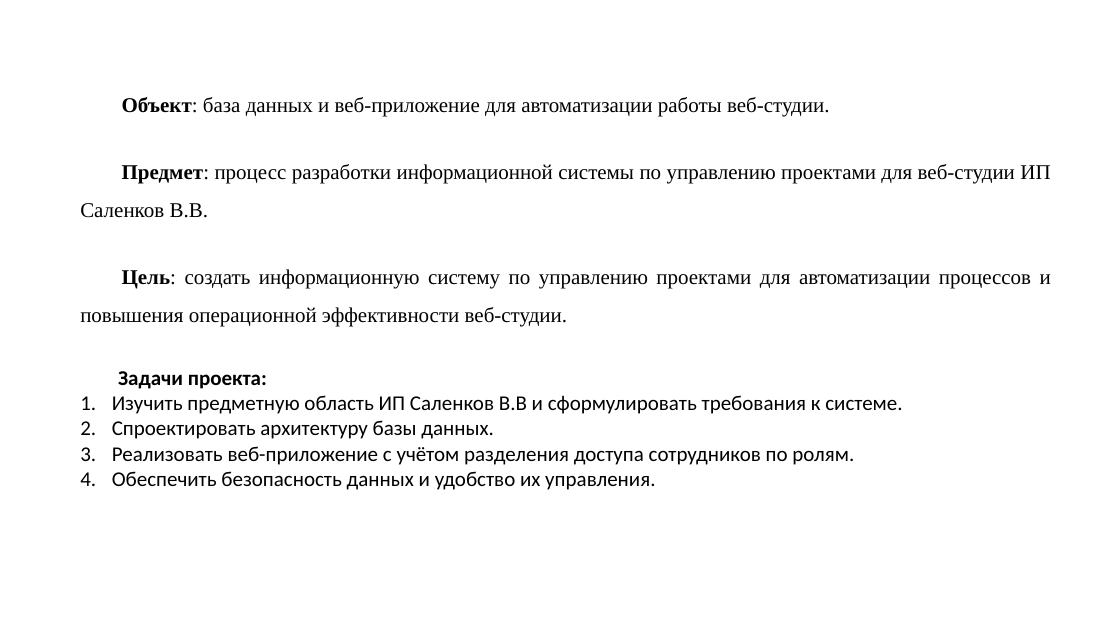
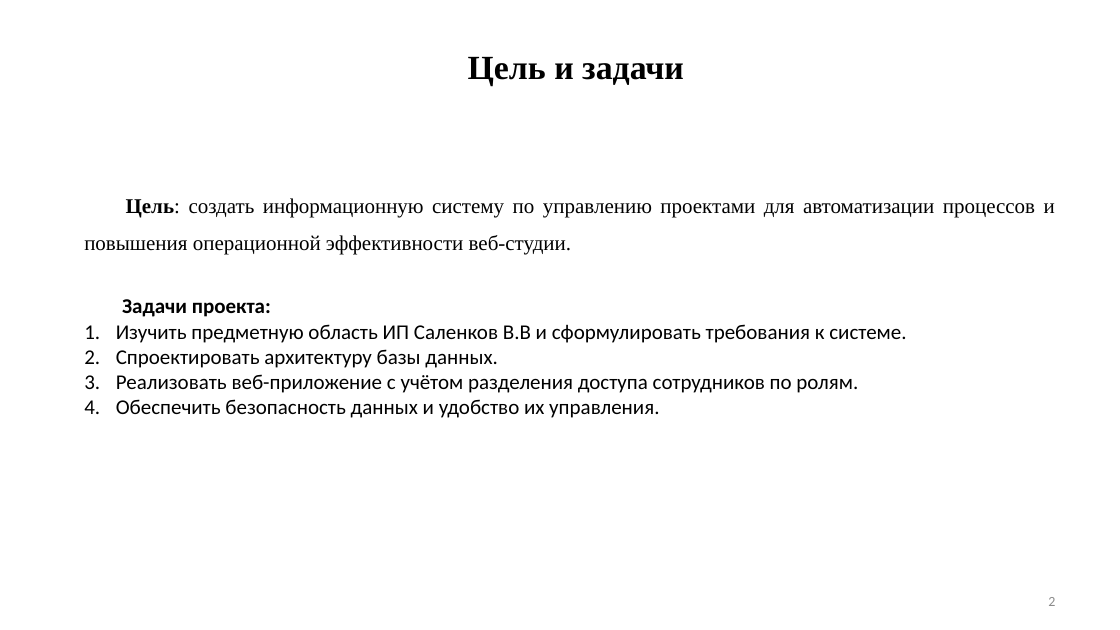
Before and after one commit to crossovka/project-managment-system-for-web-agency, a slide deck: slide 2 of Чекасин 344 Чексин 344 диплом.pptx. Drawn at 1120x630 pixels with LibreOffice and Linux fonts; fonts in the diff are those of the drawing. Boxes give left, top, right and bottom in pixels: in the first picture for what was removed or moved away, otherwise in the second. Text is boxed around its words. In the diff, an @@ line names an element or a change of style, - is before the commit and + after.

```diff
--- a/Чекасин 344 Чексин 344 диплом.pptx
+++ b/Чекасин 344 Чексин 344 диплом.pptx
@@ title added at [468,57,684,85], 29 pt, text #000000, bold @@
+Цель и задачи
@@ text at [80,97,1050,218]: paragraphs removed @@
-Объект: база данных и веб-приложение для автоматизации работы веб-студии.
-Предмет: процесс разработки информационной системы по управлению проектами для веб-студии ИП Саленков В.В.
@@ text "Цель: создать информационную систему по ...": place and size @@
-text "Цель: создать информационную систему по ..." at [80,97,1051,490]
+text "Цель: создать информационную систему по ..." at [84,198,1055,418]
@@ page number added at [1048,597,1055,606], 12 pt, text #8C8C8C @@
+2
```
Also in this commit, not shown: 12 other slides changed, 2 other files.
